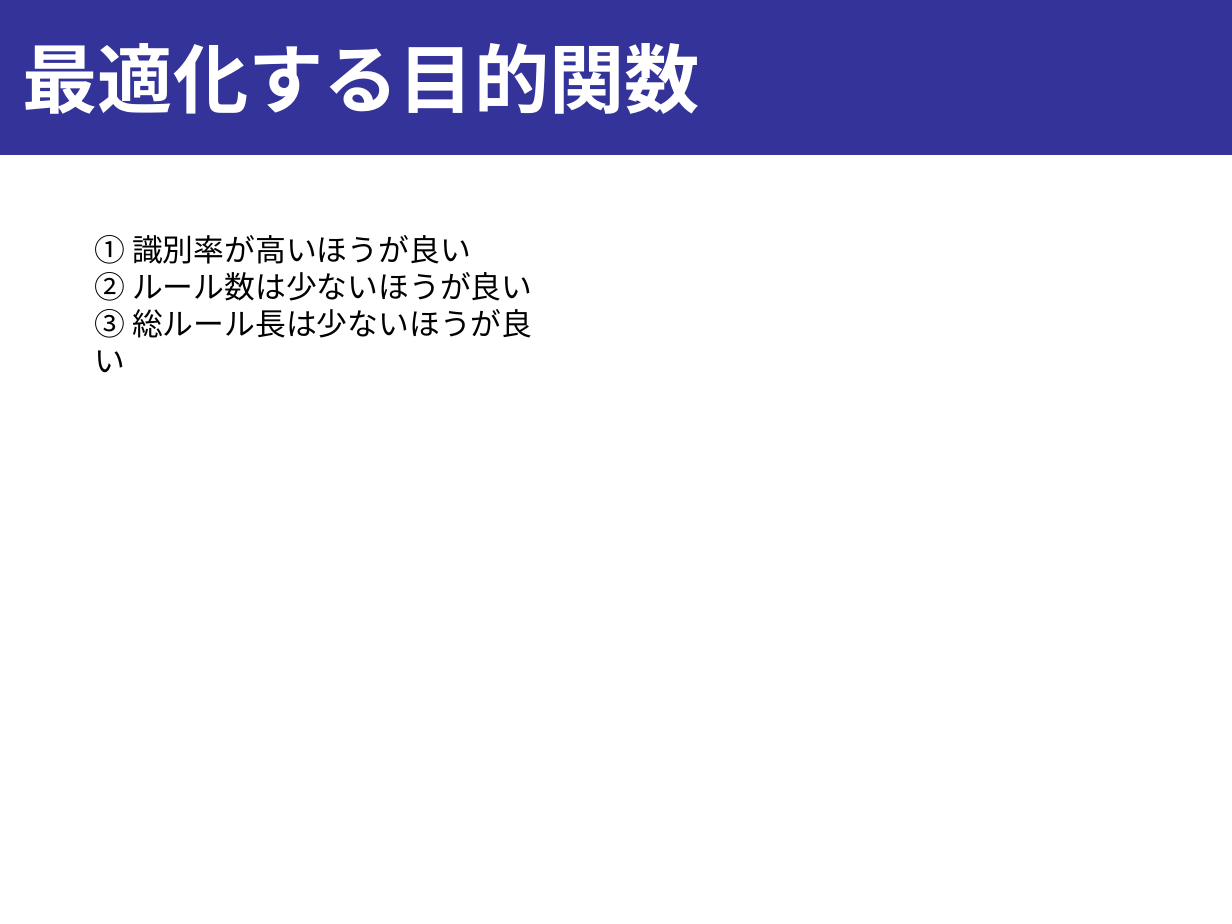
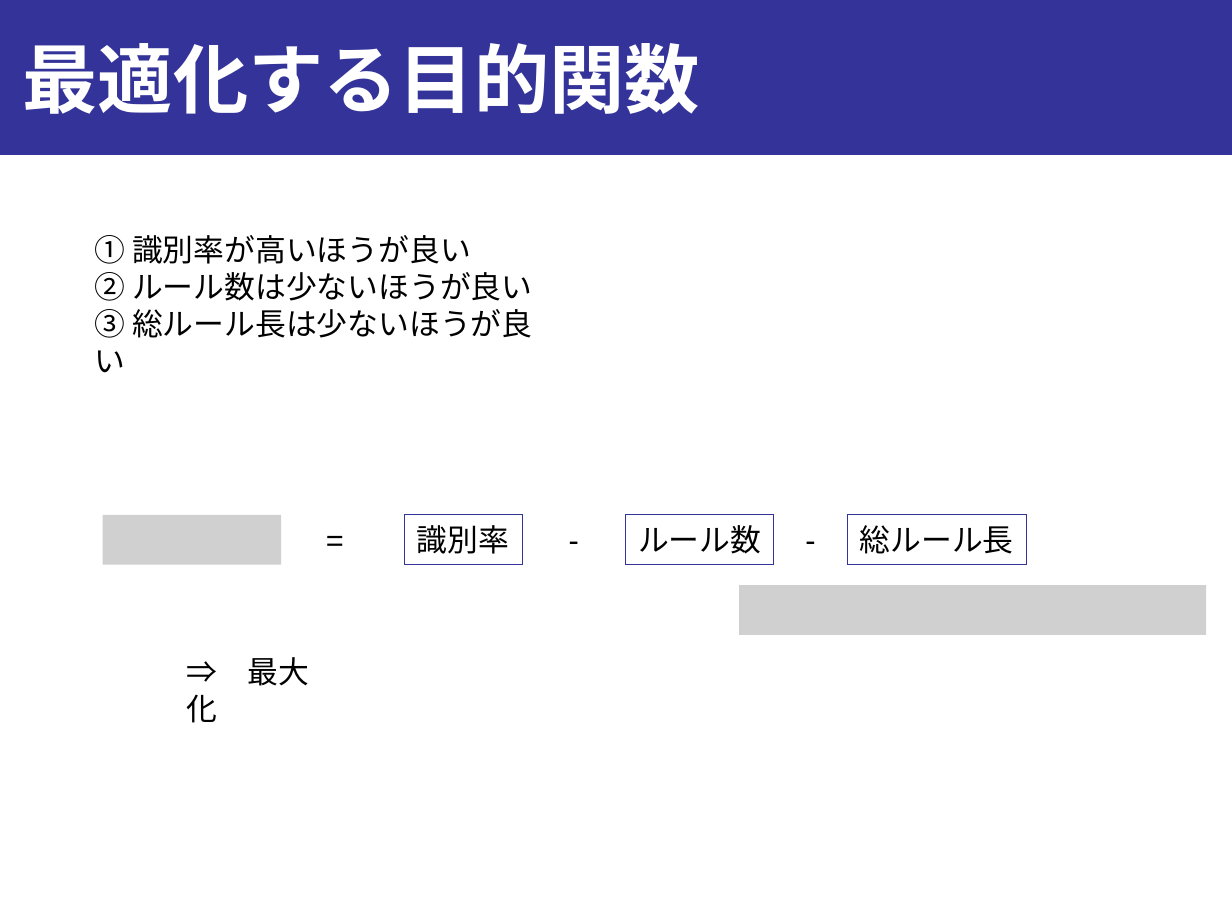
Before and after one commit to onikUone/slides, a slide deck: slide 20 of Junior_ex3/ex3_下書き.pptx (slide 19 before the commit). Drawn at 1232x924 pixels with LibreOffice and Linux fonts; fonts in the diff are those of the drawing; grey boxes stand for pictures. Boxes give left, top, right and bottom in pixels: in the first picture for what was removed or moved away, otherwise in the second. Text is boxed around its words. In the diff, an @@ line names an element or a change of style, - is before the commit and + after.

```diff
--- a/Junior_ex3/ex3_下書き.pptx
+++ b/Junior_ex3/ex3_下書き.pptx
@@ picture added at bbox=[102, 515, 281, 564] @@
@@ text added at bbox=[314, 515, 357, 564], 18 pt, text #000000 @@
+=
@@ rectangle added at bbox=[404, 515, 522, 564], outline #333399 0.75 pt, 18 pt, text #000000 @@
+識別率
@@ text added at bbox=[557, 515, 593, 564], 18 pt, text #000000 @@
+-
@@ rectangle added at bbox=[626, 515, 774, 564], outline #333399 0.75 pt, 18 pt, text #000000 @@
+ルール数
@@ text added at bbox=[793, 515, 829, 564], 18 pt, text #000000 @@
+-
@@ rectangle added at bbox=[848, 515, 1026, 564], outline #333399 0.75 pt, 18 pt, text #000000 @@
+総ルール長
@@ picture added at bbox=[739, 585, 1206, 634] @@
@@ text added at bbox=[248, 657, 310, 686], 18 pt, text #000000 @@
+⇒ 最大化
```
Also in this commit, not shown: 1 other slide changed, 3 slides added, 3 slides removed, 1 other file.
